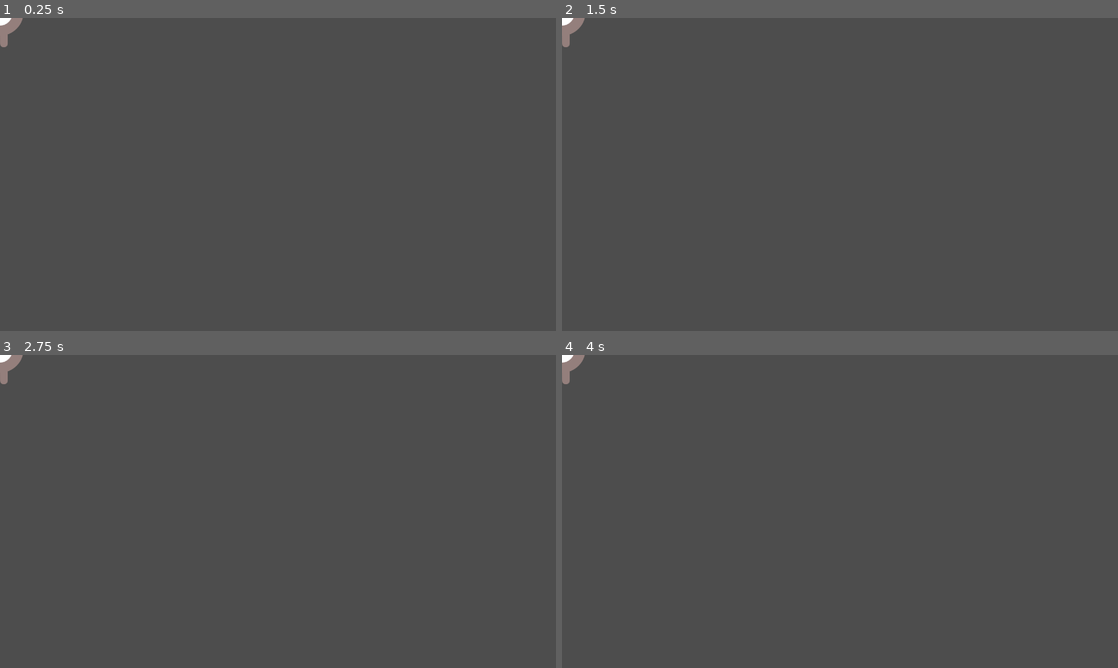
Above: before the commit, frames 1-4 (two rows, left to right).
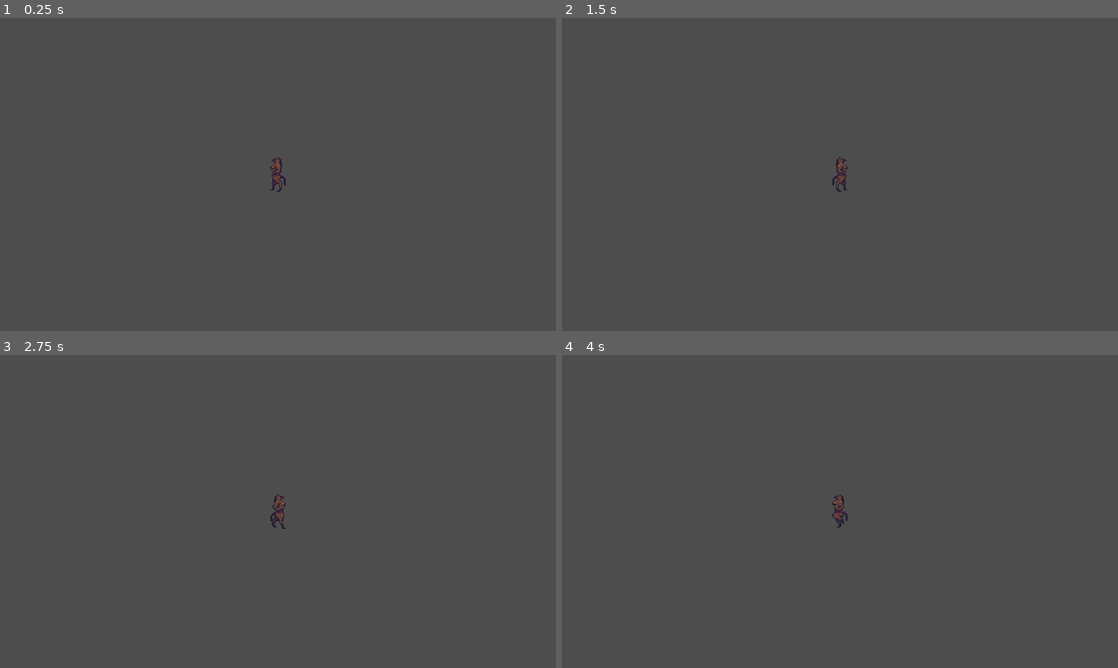
Above: after the commit, the same moments.

Repository: TisFoolish/subvival
Game: Godot game, scene res://scenes/player/player_dom.tscn
The game is run twice, just before and just after one commit, with the same random seed, the same clock (stepped at 60 frames per second) and the same inputs. The project has no main scene, so this scene is started directly.
Inputs:
- Up to frame 1 (0.25 s): no input
- Up to frame 2 (1.5 s): tap Enter at 0.5 s; hold D (move_right, bound only after the commit) 0.53-1.28 s; hold S (move_down, bound only after the commit) from 1.28 s (still down)
- Up to frame 3 (2.75 s): tap Space at 2 s; release S (move_down, bound only after the commit) at 2.03 s; hold D (move_right, bound only after the commit) from 2.03 s (still down)
- Up to frame 4 (4 s): release D (move_right, bound only after the commit) at 2.78 s; hold W (move_up, bound only after the commit) 2.78-3.53 s; hold A (move_left, bound only after the commit) from 3.53 s (still down)

The runs differ from the first frame. In frame 1, 0.4% of the frame differs, in the area x 0-52%, y 0-56%; in frame 2, 0.4%; in frame 3, 0.4%; in frame 4, 0.4%.

Commit message:
rl:updated player_dom to have sprite art, added controls

Diff:
--- /dev/null
+++ b/player_cam.gd
@@ -0,0 +1,11 @@
+extends Camera2D
+
+
+var player
+func _ready():
+	pass
+
+
+# Called every frame. 'delta' is the elapsed time since the previous frame.
+func _process(delta):
+	pass
--- a/project.godot
+++ b/project.godot
@@ -11,6 +11,7 @@
 [application]
 
 config/name="Subvival"
+run/main_scene="res://scenes/arenas/void/void.tscn"
 config/features=PackedStringArray("4.0", "Forward Plus")
 config/icon="res://icon.svg"
 
@@ -19,3 +20,30 @@
 window/size/viewport_width=1280
 window/size/viewport_height=720
 window/stretch/mode="canvas_items"
+
+[input]
+
+move_up={
+"deadzone": 0.5,
+"events": [Object(InputEventKey,"resource_local_to_scene":false,"resource_name":"","device":-1,"window_id":0,"alt_pressed":false,"shift_pressed":false,"ctrl_pressed":false,"meta_pressed":false,"pressed":false,"keycode":0,"physical_keycode":87,"key_label":0,"unicode":119,"echo":false,"script":null)
+]
+}
+move_right={
+"deadzone": 0.5,
+"events": [Object(InputEventKey,"resource_local_to_scene":false,"resource_name":"","device":-1,"window_id":0,"alt_pressed":false,"shift_pressed":false,"ctrl_pressed":false,"meta_pressed":false,"pressed":false,"keycode":0,"physical_keycode":68,"key_label":0,"unicode":100,"echo":false,"script":null)
+]
+}
+move_down={
+"deadzone": 0.5,
+"events": [Object(InputEventKey,"resource_local_to_scene":false,"resource_name":"","device":-1,"window_id":0,"alt_pressed":false,"shift_pressed":false,"ctrl_pressed":false,"meta_pressed":false,"pressed":false,"keycode":0,"physical_keycode":83,"key_label":0,"unicode":115,"echo":false,"script":null)
+]
+}
+move_left={
+"deadzone": 0.5,
+"events": [Object(InputEventKey,"resource_local_to_scene":false,"resource_name":"","device":-1,"window_id":0,"alt_pressed":false,"shift_pressed":false,"ctrl_pressed":false,"meta_pressed":false,"pressed":false,"keycode":0,"physical_keycode":65,"key_label":0,"unicode":97,"echo":false,"script":null)
+]
+}
+
+[rendering]
+
+textures/canvas_textures/default_texture_filter=0
--- /dev/null
+++ b/scenes/player/player_cam.tscn
@@ -0,0 +1,6 @@
+[gd_scene load_steps=2 format=3 uid="uid://dxdhx1apsfltg"]
+
+[ext_resource type="Script" path="res://player_cam.gd" id="1_tpeui"]
+
+[node name="player_cam" type="Camera2D"]
+script = ExtResource("1_tpeui")
--- a/scenes/player/player_dom.gd
+++ b/scenes/player/player_dom.gd
@@ -1,12 +1,52 @@
 extends Area2D
+signal hit
+signal death
+
 
 @export var speed = 400 # Speed the player has at the start.
+@export var health = 100 #Health, or patience, depending on how we want to flavor it.
+@export var damage_taken = 10 #Damage, Might change depending on how signals work between nodes.
 var screen_size
 # Called when the node enters the scene tree for the first time.
 func _ready():
-	pass # Replace with function body.
+	screen_size = get_viewport_rect().size
 
 
 # Called every frame. 'delta' is the elapsed time since the previous frame.
 func _process(delta):
-	pass
+	var velocity = Vector2.ZERO
+	if Input.is_action_pressed("move_right"):
+		velocity.x += 1
+	if Input.is_action_pressed("move_left"):
+		velocity.x -= 1
+	if Input.is_action_pressed("move_down"):
+		velocity.y += 1
+	if Input.is_action_pressed("move_up"):
+		velocity.y -= 1
+
+	if velocity.length() > 0:
+		velocity = velocity.normalized() * speed
+		$AnimatedSprite2D.play()
+	else:
+		$AnimatedSprite2D.stop()
+
+	position += velocity * delta
+	#Clamping Position for testing only. Will need to set up map boundaries
+
+	if velocity.x != 0:
+		$AnimatedSprite2D.animation = "default"
+		$AnimatedSprite2D.flip_v = false
+		$AnimatedSprite2D.flip_h = velocity.x > 0
+
+func start(pos):
+	position = pos
+	show()
+	$CollisionShape2D.disabled = false
+
+
+func _on_body_entered(body):
+	print_debug("Damage Taken")
+	health -= damage_taken
+	if(health <= 0):
+		death.emit()
+	#Could Flash red
--- a/scenes/player/player_dom.tscn
+++ b/scenes/player/player_dom.tscn
@@ -1,44 +1,60 @@
-[gd_scene load_steps=6 format=3 uid="uid://bs1uj0n2uiliy"]
+[gd_scene load_steps=10 format=3 uid="uid://bs1uj0n2uiliy"]
 
 [ext_resource type="Script" path="res://scenes/player/player_dom.gd" id="1_fnajb"]
-[ext_resource type="Texture2D" uid="uid://cp43rkon251y6" path="res://assets/placeholders/playerGrey_up1.png" id="1_gwgvc"]
-[ext_resource type="Texture2D" uid="uid://cakb47jrt72uh" path="res://assets/placeholders/playerGrey_walk1.png" id="2_4tdi8"]
+[ext_resource type="Texture2D" uid="uid://d1p248d41jkp0" path="res://graphics/Dom.png" id="2_0oaqe"]
+[ext_resource type="PackedScene" uid="uid://dxdhx1apsfltg" path="res://scenes/player/player_cam.tscn" id="3_e2vra"]
 
-[sub_resource type="SpriteFrames" id="SpriteFrames_klhcw"]
+[sub_resource type="AtlasTexture" id="AtlasTexture_xgatr"]
+atlas = ExtResource("2_0oaqe")
+region = Rect2(0, 0, 16, 32)
+
+[sub_resource type="AtlasTexture" id="AtlasTexture_0g76x"]
+atlas = ExtResource("2_0oaqe")
+region = Rect2(16, 0, 16, 32)
+
+[sub_resource type="AtlasTexture" id="AtlasTexture_6uxce"]
+atlas = ExtResource("2_0oaqe")
+region = Rect2(32, 0, 16, 32)
+
+[sub_resource type="AtlasTexture" id="AtlasTexture_drw6e"]
+atlas = ExtResource("2_0oaqe")
+region = Rect2(48, 0, 16, 32)
+
+[sub_resource type="SpriteFrames" id="SpriteFrames_j1t7y"]
 animations = [{
-"frames": [],
+"frames": [{
+"duration": 1.0,
+"texture": SubResource("AtlasTexture_xgatr")
+}, {
+"duration": 1.0,
+"texture": SubResource("AtlasTexture_0g76x")
+}, {
+"duration": 1.0,
+"texture": SubResource("AtlasTexture_6uxce")
+}, {
+"duration": 1.0,
+"texture": SubResource("AtlasTexture_drw6e")
+}],
 "loop": true,
 "name": &"default",
-"speed": 5.0
-}, {
-"frames": [{
-"duration": 1.0,
-"texture": ExtResource("1_gwgvc")
-}, {
-"duration": 1.0,
-"texture": ExtResource("2_4tdi8")
-}],
-"loop": true,
-"name": &"left",
-"speed": 5.0
-}, {
-"frames": [],
-"loop": true,
-"name": &"right",
 "speed": 5.0
 }]
 
 [sub_resource type="CapsuleShape2D" id="CapsuleShape2D_ccrjr"]
-radius = 52.0
-height = 134.0
+radius = 19.0
+height = 82.0
 
 [node name="Player_Dom" type="Area2D"]
 script = ExtResource("1_fnajb")
 metadata/_edit_group_ = true
 
 [node name="AnimatedSprite2D" type="AnimatedSprite2D" parent="."]
-sprite_frames = SubResource("SpriteFrames_klhcw")
-animation = &"left"
+scale = Vector2(2.5, 2.5)
+sprite_frames = SubResource("SpriteFrames_j1t7y")
 
 [node name="CollisionShape2D" type="CollisionShape2D" parent="."]
 shape = SubResource("CapsuleShape2D_ccrjr")
+
+[node name="player_cam" parent="." instance=ExtResource("3_e2vra")]
+
+[connection signal="body_entered" from="." to="." method="_on_body_entered"]
